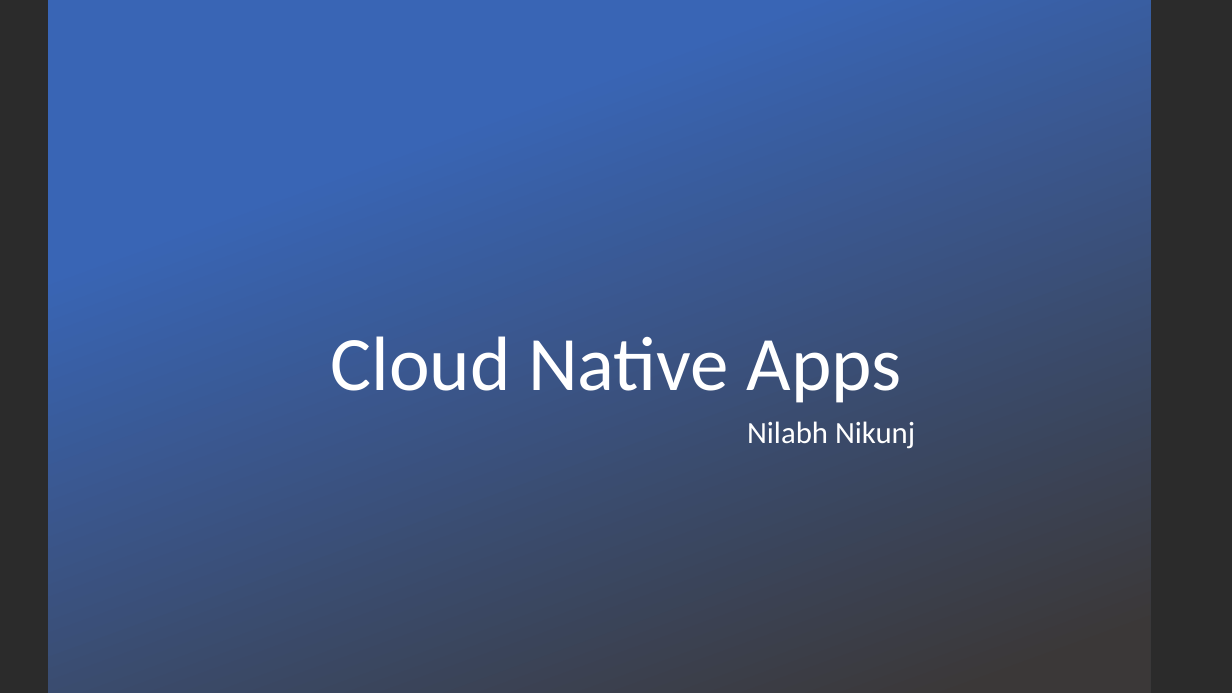
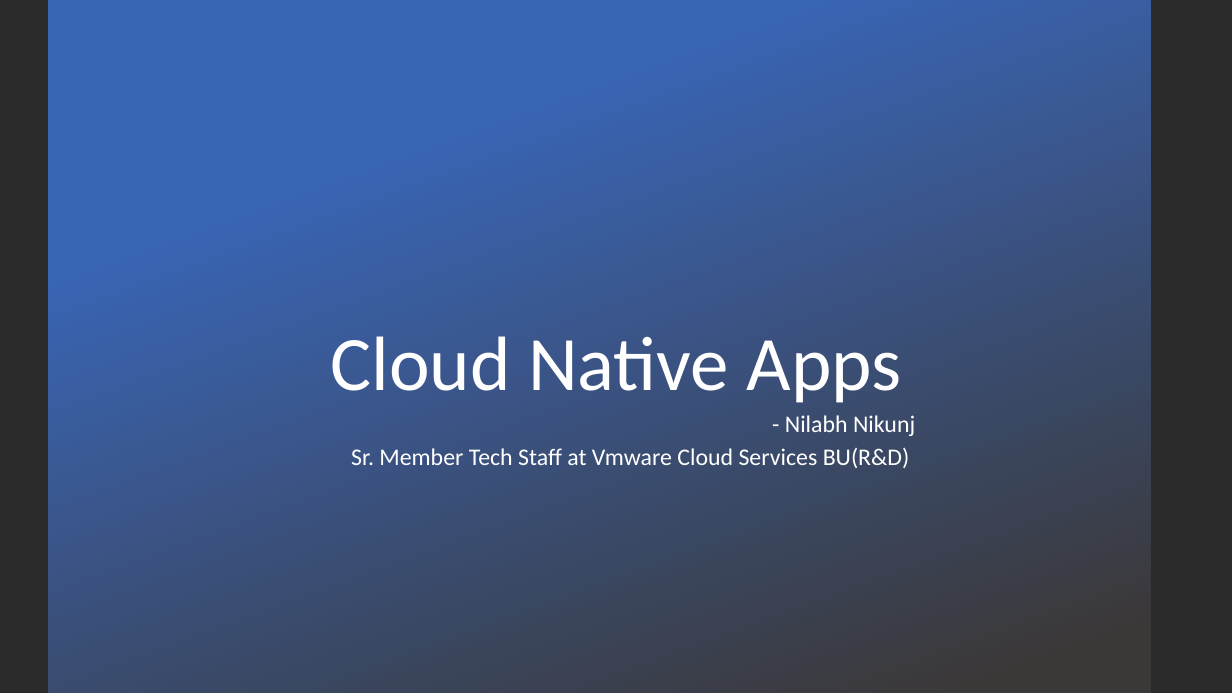
Before and after one commit to nnikunj/fdp, a slide deck: slide 1 of CloudNativeApps.pptx. Drawn at 1232x693 pixels with LibreOffice and Linux fonts; fonts in the diff are those of the drawing; background and template pictures are left out; a plain dark background stands for a picture behind light text. Boxes give left, top, right and bottom in pixels: in the first picture for what was removed or moved away, otherwise in the second. Text is boxed around its words. In the diff, an @@ line names an element or a change of style, - is before the commit and + after.

```diff
--- a/CloudNativeApps.pptx
+++ b/CloudNativeApps.pptx
@@ subtitle at (351,415,915,468): text changed; size 24 to 18.6 pt @@
-Nilabh Nikunj
+- Nilabh Nikunj
+Sr. Member Tech Staff at Vmware Cloud Services BU(R&D)
```
Also in this commit, not shown: 3 other slides changed, 1 slide added.
